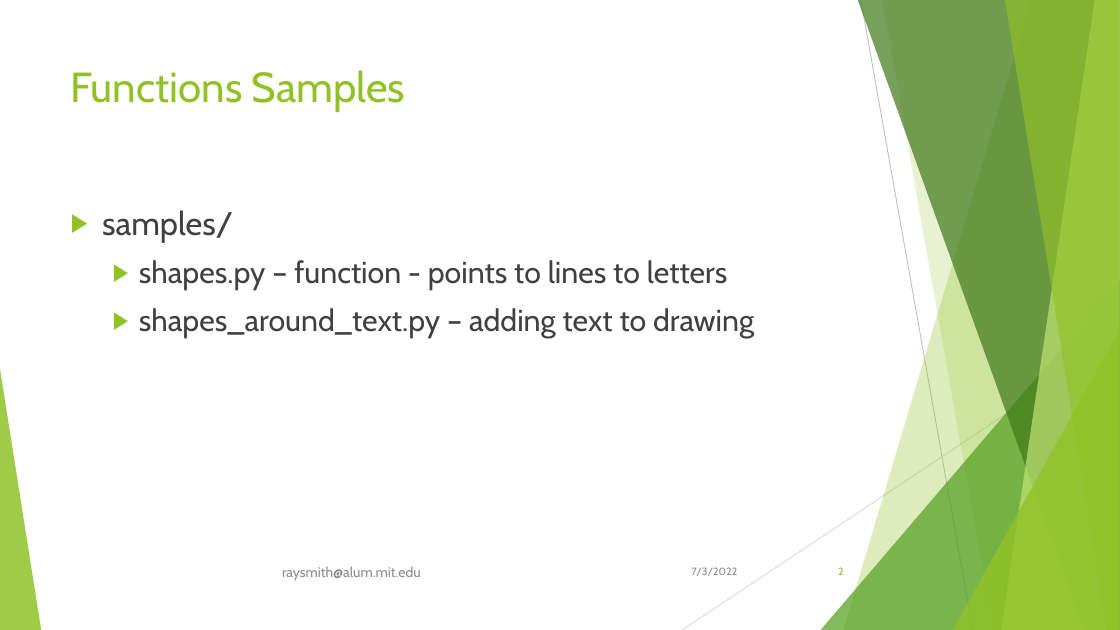
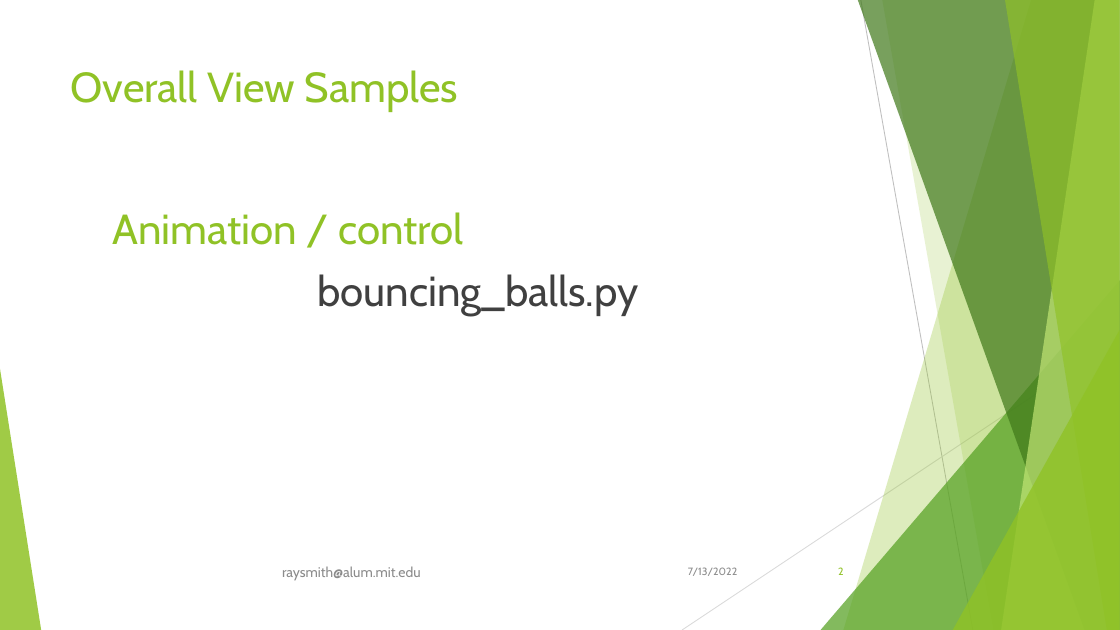
Before and after one commit to raysmith619/Introduction-To-Programming, a slide deck: slide 2 of presentation/Class_3_Functions_Why_and_How/Class_3_Functions_Why_and_How.pptx. Drawn at 1120x630 pixels with LibreOffice and Linux fonts; fonts in the diff are those of the drawing. Boxes give left, top, right and bottom in pixels: in the first picture for what was removed or moved away, otherwise in the second. Text is boxed around its words. In the diff, an @@ line names an element or a change of style, - is before the commit and + after.

```diff
--- a/presentation/Class_3_Functions_Why_and_How/Class_3_Functions_Why_and_How.pptx
+++ b/presentation/Class_3_Functions_Why_and_How/Class_3_Functions_Why_and_How.pptx
@@ title at bbox=[71, 70, 459, 112]: text changed @@
-Functions Samples
+Overall View Samples
@@ text at bbox=[113, 212, 638, 316]: text changed; size 26 to 36 pt; text colour #404040 to #90C226 @@
-▶ samples/
-  ▶ shapes.py – function - points to lines to letters
-  ▶ shapes_around_text.py – adding text to drawing
+  Animation / control
+  bouncing_balls.py
@@ text at bbox=[688, 567, 737, 576]: text changed @@
-7/3/2022
+7/13/2022
```
Also in this commit, not shown: 13 other slides changed, 18 other files.
